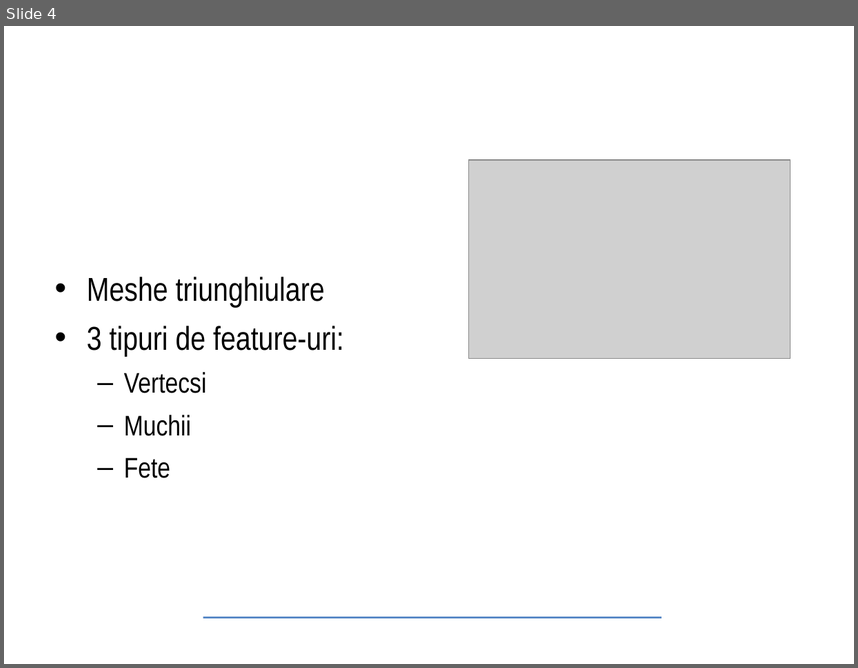
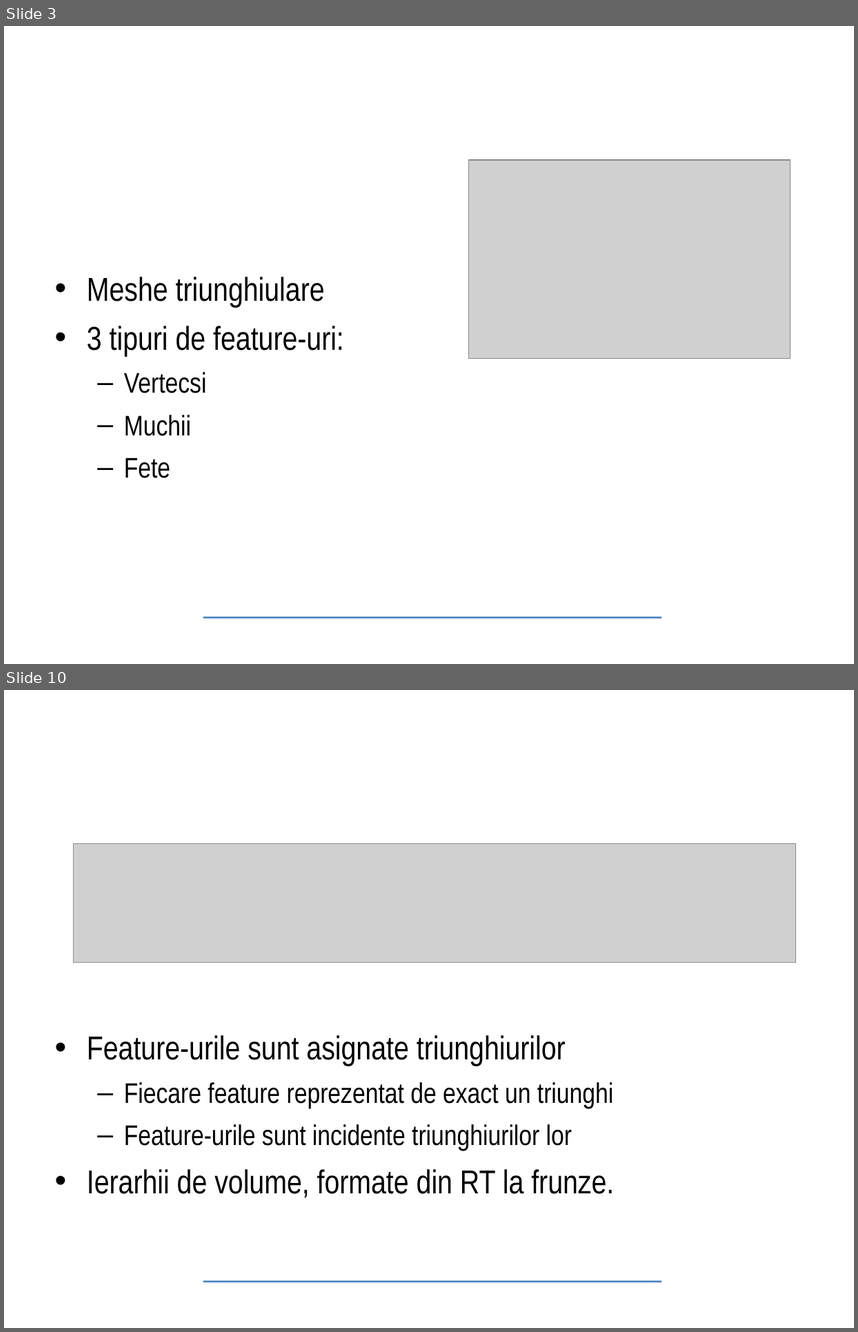
Before and after one commit to Tureyz/test, a slide deck: presentation/master-presentation-ro.odp. Shown one above the other, each under a label of ours: slide 4 before the commit, slides 3 and 10 after it; the slides between them are not shown. The pictures are 858x668 and 858x1332 pixels, drawn with LibreOffice and Linux fonts; fonts in the diff are those of the drawing; grey boxes stand for pictures; background and template pictures are left out. Boxes give left, top, right and bottom in pixels: in the first picture for what was removed or moved away, otherwise in the second. Text is boxed around its words. In the diff, an @@ line names an element or a change of style, - is before the commit and + after.

```diff
--- a/presentation/master-presentation-ro.odp
+++ b/presentation/master-presentation-ro.odp
@@ slide 10 added at [4,690,854,1328], background #FFFFFF; not listed: 1 template element that a slide beside it also shows @@
@@ title added at [117,697,811,778], 36 pt, text #FFFFFF @@
+Representative Triangles (RTs)
@@ picture added at [73,844,795,962] @@
@@ text added at [87,1035,614,1197], 24 pt, text #000000 @@
+• Feature-urile sunt asignate triunghiurilor
+  – Fiecare feature reprezentat de exact un triunghi
+  – Feature-urile sunt incidente triunghiurilor lor
+• Ierarhii de volume, formate din RT la frunze.
@@ what was slide 4 is now slide 3 @@
```
Also in this commit, not shown: 5 slides changed, 4 other slides added, 2 slides removed, 4 other files.
